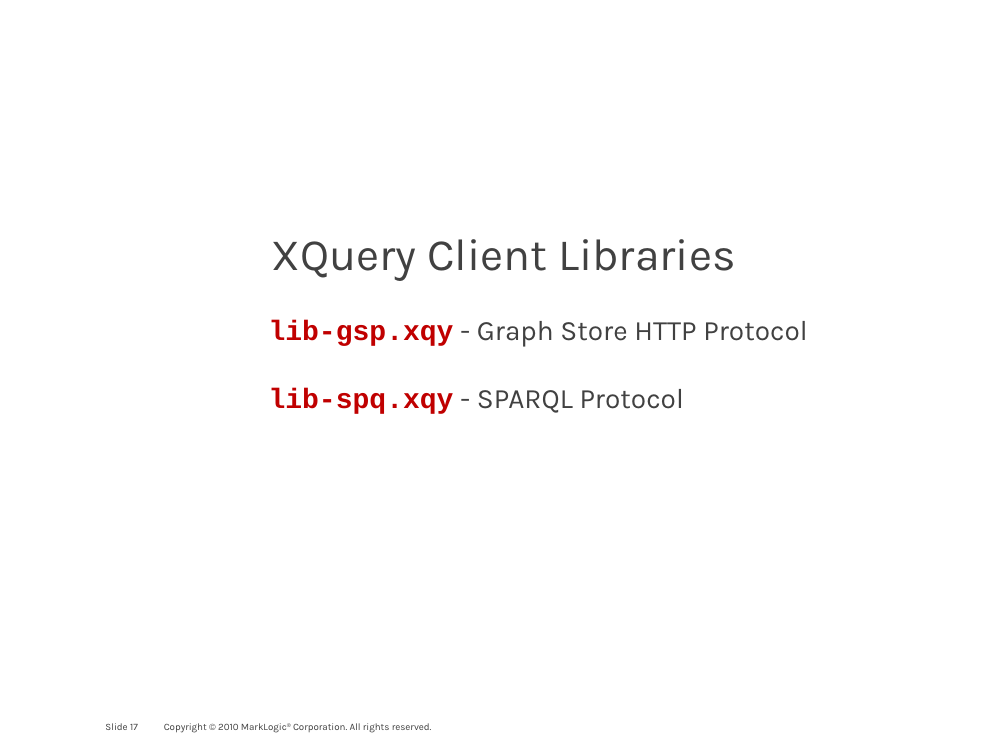
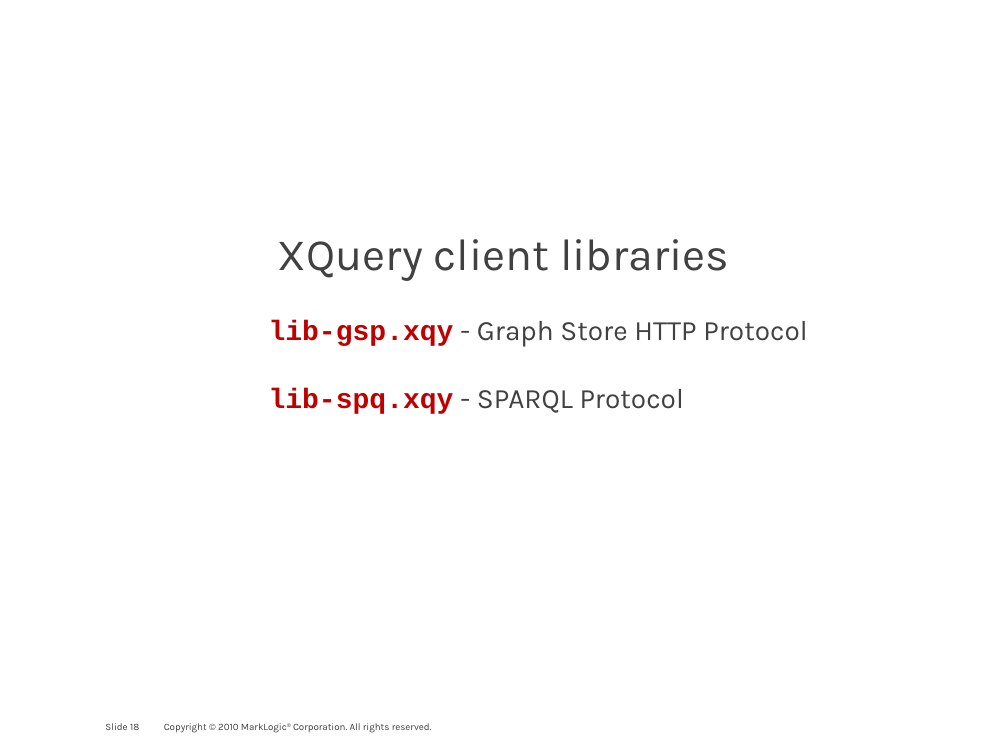
Before and after one commit to philipfennell/grasp, a slide deck: slide 18 of docs/marklogic_and_the_linked-data_connection.pptx (slide 17 before the commit). Drawn at 1008x756 pixels with LibreOffice and Linux fonts; fonts in the diff are those of the drawing; background and template pictures are left out. Boxes give left, top, right and bottom in pixels: in the first picture for what was removed or moved away, otherwise in the second. Text is boxed around its words. In the diff, an @@ line names an element or a change of style, - is before the commit and + after.

```diff
--- a/docs/marklogic_and_the_linked-data_connection.pptx
+++ b/docs/marklogic_and_the_linked-data_connection.pptx
@@ text at [278,239,729,281]: text changed @@
-XQuery Client Libraries
+XQuery client libraries
@@ page number at [105,723,139,730]: text changed @@
-Slide 17
+Slide 18
```
Also in this commit, not shown: 5 other slides changed, 1 slide removed, 2 other files.
